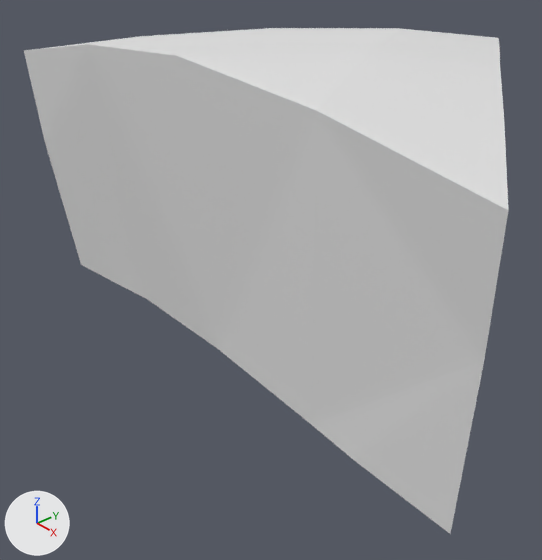
Two versions of the Blender file MapMakingStage1/Assets/User/Yanase/Models/Triangle.blend, one commit apart.
Before and after are seen from a 50 mm lens placed at (0.465, -0.447, 0.254), pointed at (-0.016, -0.023, -0.09). Lighting does not change. The marker at lower left points along +X, +Y and +Z.

Script lines for the objects in view, before the commit:
```python
me_torus_001 = bpy.data.meshes.new('Torus.001')
me_torus_001.from_pydata(...)  # 35 vertices, 45 faces, 1 loose edge; spans x -0.263..0.283, y -0.13..0.29, z -0.137..0.139
ob_torus_001 = bpy.data.objects.new('Torus.001', me_torus_001)
ob_torus_001.location = (0.0, 0.0, 0.0)
```
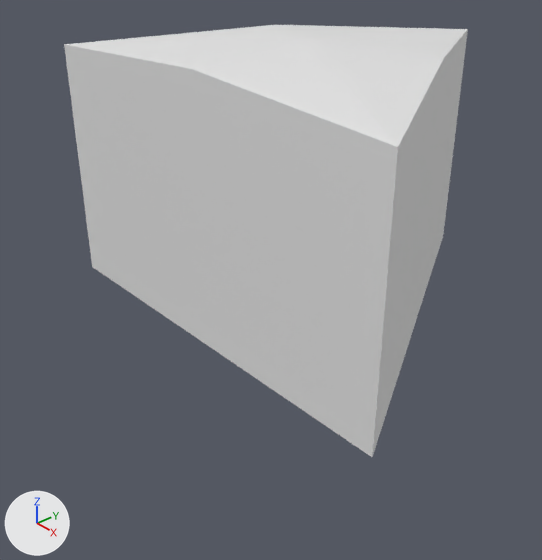
Location of each change, (x1, y1, x2, y2) in pixels of the pictures (542 x 560 px):
'Torus.001', reshaped, rescaled (17% narrower, 15% shorter): before (24, 28, 509, 534); after (64, 25, 468, 457)

Diff of the bpy script that builds the scene:
```diff
--- a/MapMakingStage1/Assets/User/Yanase/Models/Triangle.blend.py
+++ b/MapMakingStage1/Assets/User/Yanase/Models/Triangle.blend.py
@@ me_torus_001 @@
 # used by ob_torus_001; location = (0.0, 0.0, 0.0)
-me_torus_001.from_pydata(...)  # 35 vertices, 45 faces, 1 loose edge; spans x -0.263..0.283, y -0.13..0.29, z -0.137..0.139
+me_torus_001.from_pydata(...)  # 14 vertices, 16 faces; spans x -0.866..0.866, y -0.5..1.0, z -0.5..0.587
+# me_torus_001 part 1: the whole mesh is rebuilt
@@ ob_torus_001 @@
 ob_torus_001.location = (0.0, 0.0, 0.0)
+ob_torus_001.scale = (0.231, 0.231, 0.231)
```
